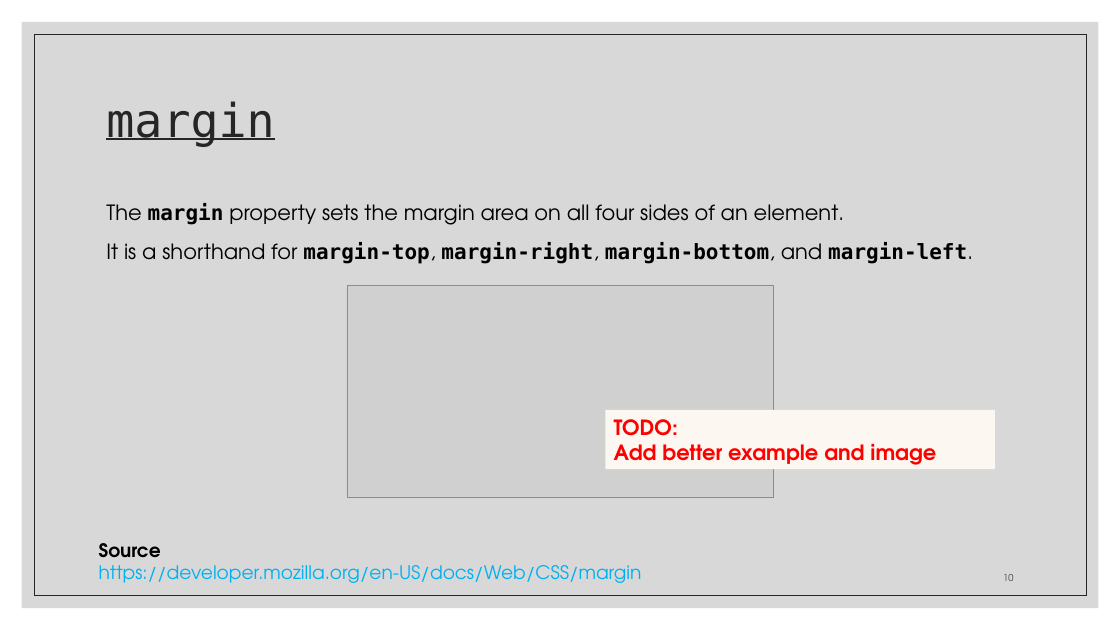
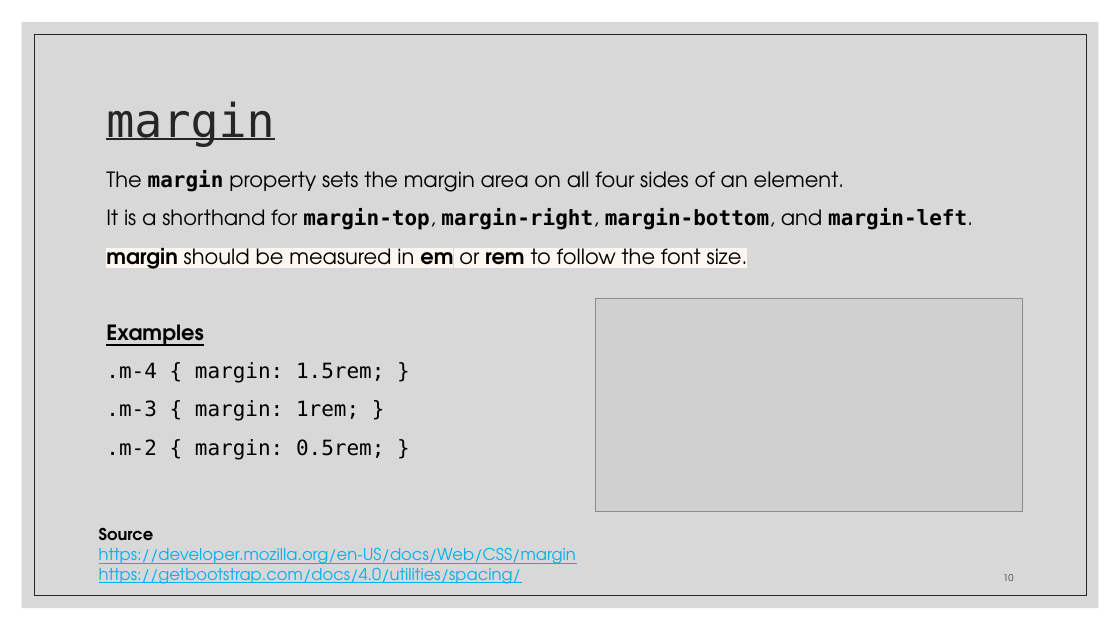
Before and after one commit to zackstotts/base-node-curriculum, a slide deck: slide 10 of unit_00/html_review/03 CSS.pptx. Drawn at 1120x630 pixels with LibreOffice and Linux fonts; fonts in the diff are those of the drawing; grey boxes stand for pictures. Boxes give left, top, right and bottom in pixels: in the first picture for what was removed or moved away, otherwise in the second. Text is boxed around its words. In the diff, an @@ line names an element or a change of style, - is before the commit and + after.

```diff
--- a/unit_00/html_review/03 CSS.pptx
+++ b/unit_00/html_review/03 CSS.pptx
@@ text "The margin property sets the ...": place and size @@
-text "The margin property sets the ..." at bbox=[106, 203, 973, 264]
+text "The margin property sets the ..." at bbox=[106, 170, 973, 460]
@@ text at bbox=[106, 248, 748, 460]: paragraphs added @@
+margin should be measured in em or rem to follow the font size.
+Examples
+.m-4 { margin: 1.5rem; }
+.m-3 { margin: 1rem; }
+.m-2 { margin: 0.5rem; }
@@ picture: place and size @@
-picture at bbox=[347, 286, 773, 498]
+picture at bbox=[596, 299, 1022, 512]
@@ rectangle removed at bbox=[606, 410, 996, 470] @@
-TODO:
-Add better example and image
@@ text "Source": place and size @@
-text "Source" at bbox=[99, 543, 642, 583]
+text "Source" at bbox=[99, 527, 576, 584]
@@ text at bbox=[99, 527, 576, 569]: size 16 to 14 pt in "Source", "https://developer.mozilla.org/en-US/docs/Web/CSS/margin"; underline on in "https://developer.mozilla.org/en-US/docs/Web/CSS/margin" @@
@@ text at bbox=[99, 562, 521, 584]: paragraph added @@
+https://getbootstrap.com/docs/4.0/utilities/spacing/
```
Also in this commit, not shown: 6 other slides changed, 7 slides added, 1 slide removed.
